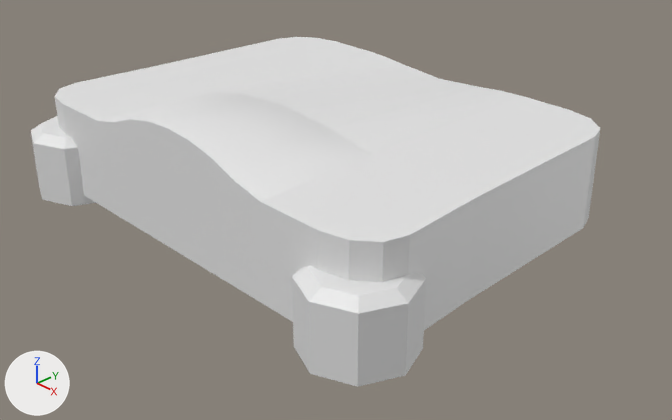
An edit to the Blender file Assets/Art/Consoles/Device_N64.blend, drawn before and after from the same camera.
One viewpoint serves both versions: a 50 mm camera at (0.317, -0.289, 0.21) aimed at (0.015, -0.004, 0.008). The axes (+X, +Y, +Z) are drawn at lower left. The lights are the same throughout.

The scene before the commit, as lines of its bpy script (objects in view):
```python
me_cube_001 = bpy.data.meshes.new('Cube.001')
me_cube_001.from_pydata(...)  # 192 vertices, 132 faces; spans x -0.584..0.584, y -0.577..0.5, z 0.066..0.581
me_cube_004 = bpy.data.meshes.new('Cube.004')
me_cube_004.from_pydata(...)  # 220 vertices, 162 faces; spans x -0.584..0.584, y -0.577..0.5, z 0.578..1.24
ob_hull_bottom = bpy.data.objects.new('Hull_Bottom', me_cube_001)
ob_hull_bottom.location = (0.0, 0.0, 0.0)
ob_hull_bottom.scale = (0.22, 0.175, 0.055)
ob_hull_top = bpy.data.objects.new('Hull_Top', me_cube_004)
ob_hull_top.location = (0.0, 0.0, 0.0)
ob_hull_top.scale = (0.22, 0.175, 0.055)
```
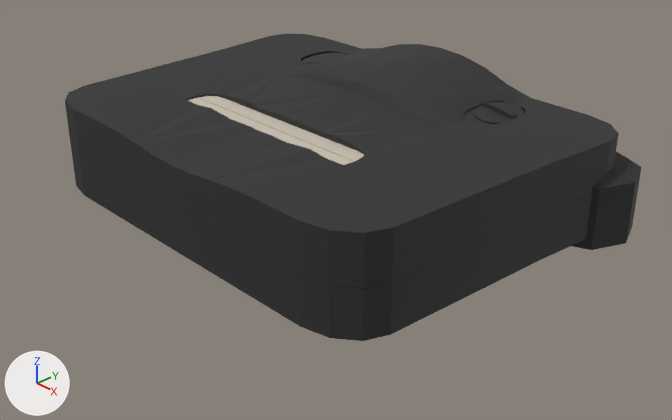
Diff of the bpy script that builds the scene:
```diff
--- a/Assets/Art/Consoles/Device_N64.blend.py
+++ b/Assets/Art/Consoles/Device_N64.blend.py
@@ me_cube_001 @@
 # used by ob_hull_bottom; location = (0.0, 0.0, 0.0); scale = (0.22, 0.175, 0.055)
-me_cube_001.from_pydata(...)  # 192 vertices, 132 faces; spans x -0.584..0.584, y -0.577..0.5, z 0.066..0.581
+me_cube_001.from_pydata(...)  # 249 vertices, 160 faces; spans x -0.584..0.584, y -0.577..0.5, z 0.066..0.581
+# me_cube_001 part 1
+# 3 faces are deleted
+# 29 vertices are added at x -0.312..0.312, y -0.5, z 0.394..0.579
+# 28 new vertices lie (0.0, 0.007, 0.0) away from vertices in x -0.312..0.312, y -0.5, z 0.394..0.579
+# 31 new faces join them
+# me_cube_001 part 2: 129 faces spanning x -0.584..0.584, y -0.577..0.5, z 0.066..0.581 switch from no material to mat_plastic_dark (black #2c2c2c)
@@ me_cube_004 @@
 # used by ob_hull_top; location = (0.0, 0.0, 0.0); scale = (0.22, 0.175, 0.055)
-me_cube_004.from_pydata(...)  # 220 vertices, 162 faces; spans x -0.584..0.584, y -0.577..0.5, z 0.578..1.24
+me_cube_004.from_pydata(...)  # 272 vertices, 186 faces; spans x -0.584..0.584, y -0.577..0.5, z 0.578..1.24
+# me_cube_004 part 3: 52 vertices added at x -0.311..0.311, y -0.5..-0.49, z 0.579..0.755
+# me_cube_004 part 4: 14 vertices moved from x -0.255..0.255, y -0.135..0.493, z 0.923..1.07 to x -0.255..0.255, y -0.135..0.493, z 0.855..1.002
+# me_cube_004 part 5: 155 faces spanning x -0.584..0.584, y -0.577..0.5, z 0.578..1.24 switch from no material to mat_plastic_dark (black #2c2c2c)
@@ ob_hull_bottom @@
 ob_hull_bottom.location = (0.0, 0.0, 0.0)
+ob_hull_bottom.rotation_euler = (0.0, 0.0, -3.142)  # degrees (0, 0, -180)
 ob_hull_bottom.scale = (0.22, 0.175, 0.055)
@@ ob_hull_top @@
 ob_hull_top = bpy.data.objects.new('Hull_Top', me_cube_004)
-ob_hull_top.location = (0.0, 0.0, 0.0)
+ob_hull_top.location = (0.0, 0.0, 0.0001)
+ob_hull_top.rotation_euler = (0.0, 0.0, -3.142)  # degrees (0, 0, -180)
 ob_hull_top.scale = (0.22, 0.175, 0.055)
+_m = ob_hull_top.modifiers.new('Boolean', 'BOOLEAN')
+_m.object = ob_button_modifier
+_m = ob_hull_top.modifiers.new('Boolean.001', 'BOOLEAN')
+_m.object = ob_cardtridgeflap_modifier
@@ ob_cardtridgeflap_modifier @@
+ob_cardtridgeflap_modifier = bpy.data.objects.new('CardtridgeFlap_Modifier', me_cube_015)  # 20 vertices, 15 faces; spans x -0.0575..0.0575, y -0.009..0.009, z -0.0163..0.0163
+ob_cardtridgeflap_modifier.parent = ob_hull_top
+ob_cardtridgeflap_modifier.location = (0.0, 0.0308, 0.13)
@@ ob_button_modifier @@
+ob_button_modifier = bpy.data.objects.new('Button_Modifier', me_cube_005)  # 64 vertices, 36 faces; spans x -0.53..7.15, y -0.76..0.65, z -1.84..0.5
+ob_button_modifier.parent = ob_hull_top
+ob_button_modifier.location = (-0.062, -0.0549, 0.0551)
+ob_button_modifier.rotation_euler = (0.0, -0.124, 0.0)  # degrees (0, -7.1, 0)
+ob_button_modifier.scale = (0.0188, 0.024, 0.0131)
@@ ob_resetbutton @@
+ob_resetbutton = bpy.data.objects.new('ResetButton', me_cube_013)  # 80 vertices, 66 faces; spans x 6.05..7.03, y -0.58..0.58, z -18.12..-12.72; in mat_plastic_dark (black #2c2c2c)
+ob_resetbutton.parent = ob_hull_top
+ob_resetbutton.location = (-0.062, -0.059, 0.129)
+ob_resetbutton.rotation_euler = (0.0, -0.124, 0.0)  # degrees (0, -7.1, 0)
+ob_resetbutton.scale = (0.0188, 0.024, 0.001)
@@ ob_powerswitch @@
+ob_powerswitch = bpy.data.objects.new('PowerSwitch', me_cube_011)  # 108 vertices, 84 faces; spans x -0.71..0.62, y -0.89..0.89, z -2.6..2.61; in mat_plastic_dark (black #2c2c2c)
+ob_powerswitch.parent = ob_hull_top
+ob_powerswitch.location = (-0.062, -0.059, 0.129)
+ob_powerswitch.rotation_euler = (0.0, -0.124, 0.0)  # degrees (0, -7.1, 0)
+ob_powerswitch.scale = (0.0188, 0.024, 0.001)
```

Pixel boxes (x1, y1, x2, y2) of what changed, in the pictures (672 x 420 px):
'Hull_Top', reshaped, moved, turned, modifiers changed
    before: (31, 37, 600, 321)
    after: (65, 34, 641, 288)
'Hull_Bottom', reshaped, turned
    before: (31, 136, 594, 387)
    after: (71, 145, 640, 341)
'CardtridgeFlap', now drawn
    after: (188, 96, 364, 165)
'PowerSwitch', added (black)
    after: (464, 102, 525, 125)
'ResetButton', added
    after: (302, 52, 347, 64)
part 1 of me_cube_001, built on
    before: (79, 154, 295, 322)
part 2 of me_cube_001, recoloured (grey to black)
    before: (31, 136, 594, 387)
    after: (71, 145, 640, 341)
part 3 of me_cube_004, added
    after: (322, 52, 338, 54)
part 5 of me_cube_004, recoloured (white to black)
    before: (31, 37, 600, 321)
    after: (65, 34, 641, 288)
